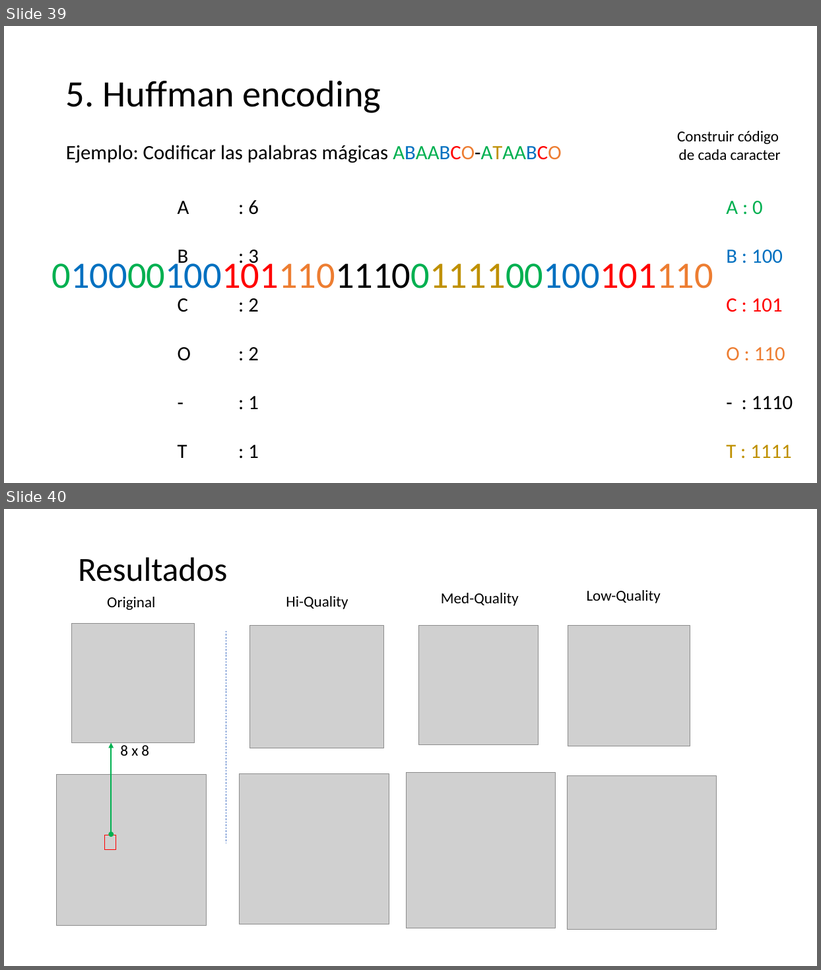
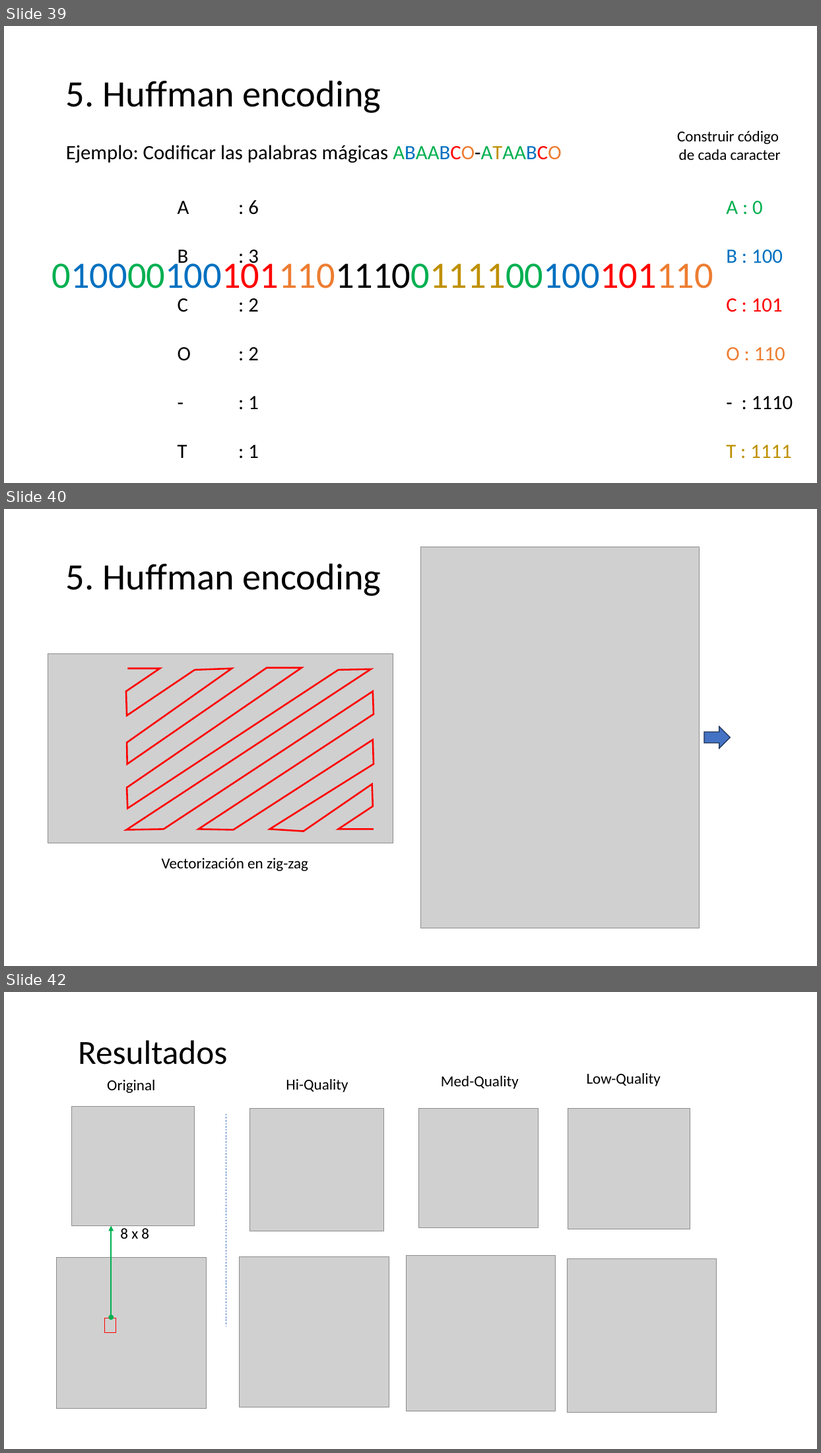
Before and after one commit to domingomery/imagenes, a slide deck: clases/Cap04_Sistemas_Lineales/presentations/IMG04_TransformadaDCT.pptx. Shown one above the other, each under a label of ours: slides 39 and 40 before the commit, slides 39, 40 and 42 after it; the slides between them are not shown. The pictures are 821x970 and 821x1453 pixels, drawn with LibreOffice and Linux fonts; fonts in the diff are those of the drawing; grey boxes stand for pictures. Boxes give left, top, right and bottom in pixels: in the first picture for what was removed or moved away, otherwise in the second. Text is boxed around its words. In the diff, an @@ line names an element or a change of style, - is before the commit and + after.

```diff
--- a/clases/Cap04_Sistemas_Lineales/presentations/IMG04_TransformadaDCT.pptx
+++ b/clases/Cap04_Sistemas_Lineales/presentations/IMG04_TransformadaDCT.pptx
@@ slide 40 added at [4, 509, 817, 966], background #FFFFFF @@
@@ picture added at [420, 547, 700, 928] @@
@@ title added at [66, 563, 382, 596], 44 pt, text #000000 @@
+5. Huffman encoding
@@ picture added at [48, 654, 393, 844] @@
@@ freeform shape added at [126, 668, 374, 832], outline #FF0000 2 pt @@
@@ right arrow added at [704, 727, 731, 749], fill #4472C4, outline #1E3256 1 pt @@
@@ text added at [162, 858, 308, 871], 18 pt, text #000000 @@
+Vectorización en zig-zag
@@ what was slide 40 is now slide 42 @@
```
Also in this commit, not shown: 1 other slide added, 23 other files.
